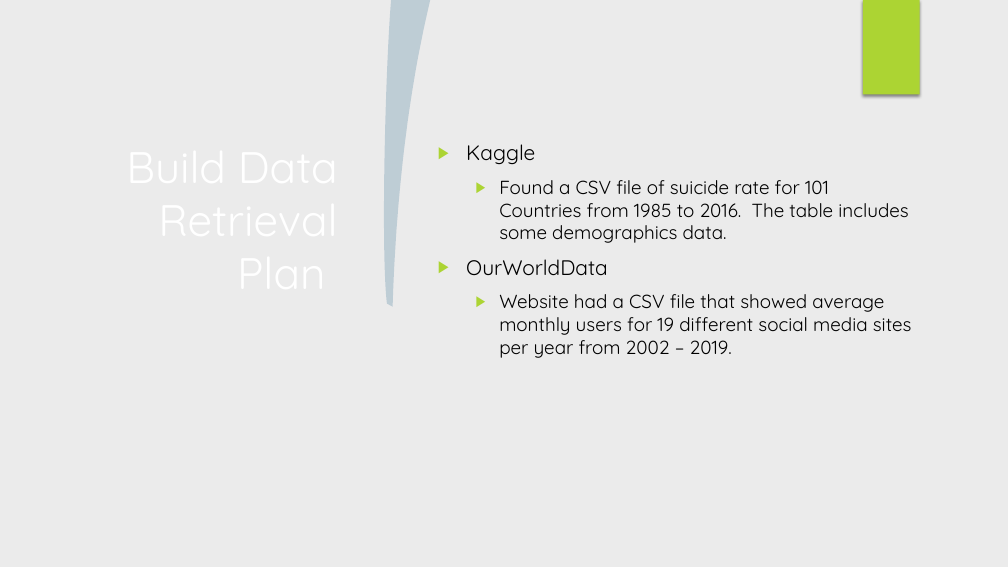
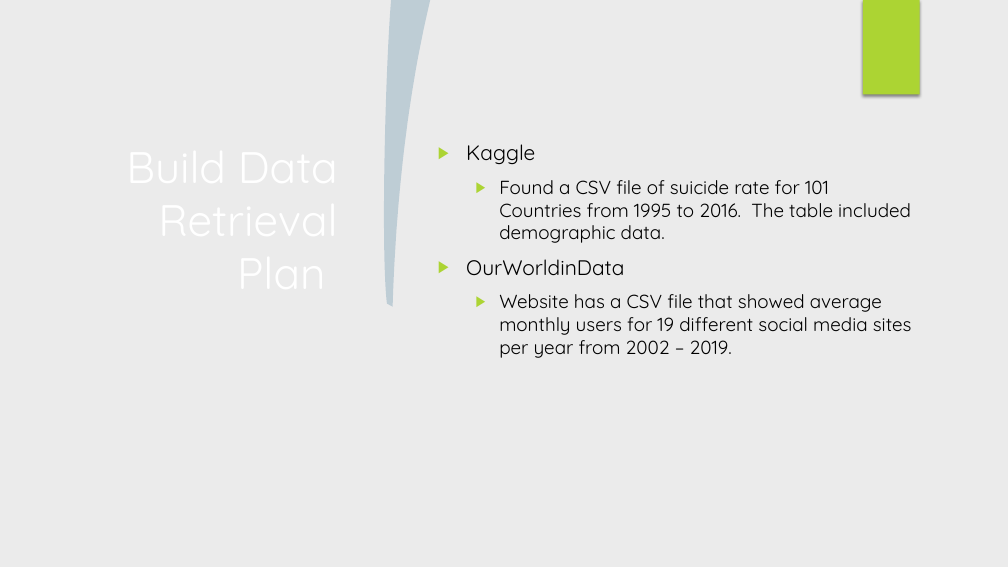
Before and after one commit to ludmilagd/SocialMediaUsageImpact, a slide deck: slide 6 of SocialMediaSuicideRate.pptx (slide 7 before the commit). Drawn at 1008x567 pixels with LibreOffice and Linux fonts; fonts in the diff are those of the drawing; background and template pictures are left out. Boxes give left, top, right and bottom in pixels: in the first picture for what was removed or moved away, otherwise in the second. Text is boxed around its words. In the diff, an @@ line names an element or a change of style, - is before the commit and + after.

```diff
--- a/SocialMediaSuicideRate.pptx
+++ b/SocialMediaSuicideRate.pptx
@@ text at (466,180,912,358): text changed @@
-  ▶ Found a CSV file of suicide rate for 101 Countries from 1985 to 2016. The table includes some demographics data.
-▶ OurWorldData
-  ▶ Website had a CSV file that showed average monthly users for 19 different social media sites per year from 2002 – 2019.
+  ▶ Found a CSV file of suicide rate for 101 Countries from 1995 to 2016. The table included demographic data.
+▶ OurWorldinData
+  ▶ Website has a CSV file that showed average monthly users for 19 different social media sites per year from 2002 – 2019.
```
Also in this commit, not shown: 11 other slides changed, 1 slide removed.
